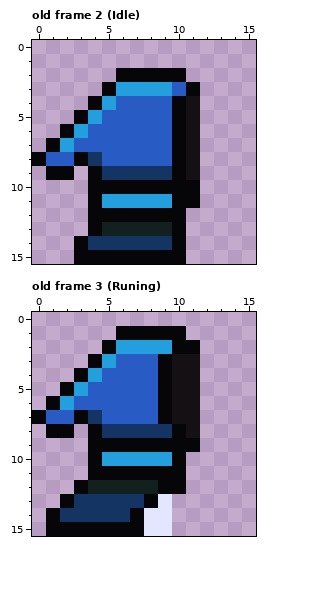
Edited in one commit: pixel-art file (JD_Project/Assets/Assets/Sprits_ase/Sprite-0002.aseprite). The picture above is the old version.
16x16 pixels, 4 frames. Shown: old frame 2 (Idle), old frame 3 (Runing). The commit also changed other frames, which this record leaves out.
After the commit:
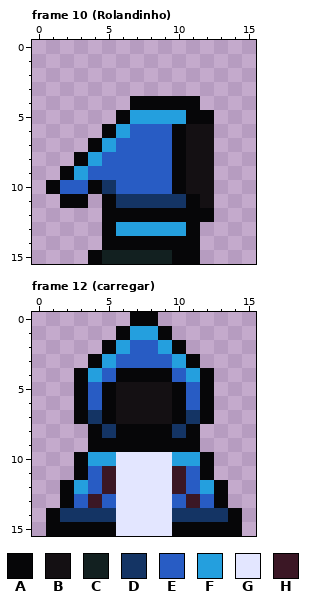
Palette (. is transparent): A #060608  B #141013  C #122020  D #143464  E #285cc4  F #249fde  G #e3e6ff  H #3b1725
A new or re-ordered frame is compared with the old frame closest to it.
Diff:
frames 4 -> 14
Changed rows in their new state; - is an unchanged pixel.
Frame 10 (Rolandinho) is new; against old frame 2 (Idle):
first column x 0:
 2 ------.....--
 3 -----.......-
 4 ----...AAA-A-
 5 ---...AFFFFAA
 6 --...AF-----B
 7 -...AF------B
 8 ...-F-------B
 9 -.-FEEEEEE--B
10 -AEE-DEEEE-BB
11 --AA.ADDDDD-B
12 ----.------AA
13 ----.AFFFFFA-
14 ---..AAAAA-A-
15 ---.-CCCCC-A-
Frame 12 (carregar) is new; against old frame 3 (Runing):
first column x 0:
 0 -------AA------
 1 -------FF-.----
 2 -------EE--.---
 3 ---------EFA---
 4 ------AAA-EFA--
 5 --.A-ABBBBAEA--
 6 -..A-ABBBBAEA--
 7 ...--ABBBBADA--
 8 -..---AAAADA---
10 ---AF-GGGGFFA--
11 ---AEHGGGGHEA--
12 --AFEHGGGGHEFA-
13 ---EHEGGG-EHEA-
14 ------GG--DDDDA
15 ------GG--AAAAA
Changed places in both pictures, as pixel boxes (x1, y1, x2, y2):
changed: (32, 68, 214, 264)
changed: (32, 312, 242, 536)
